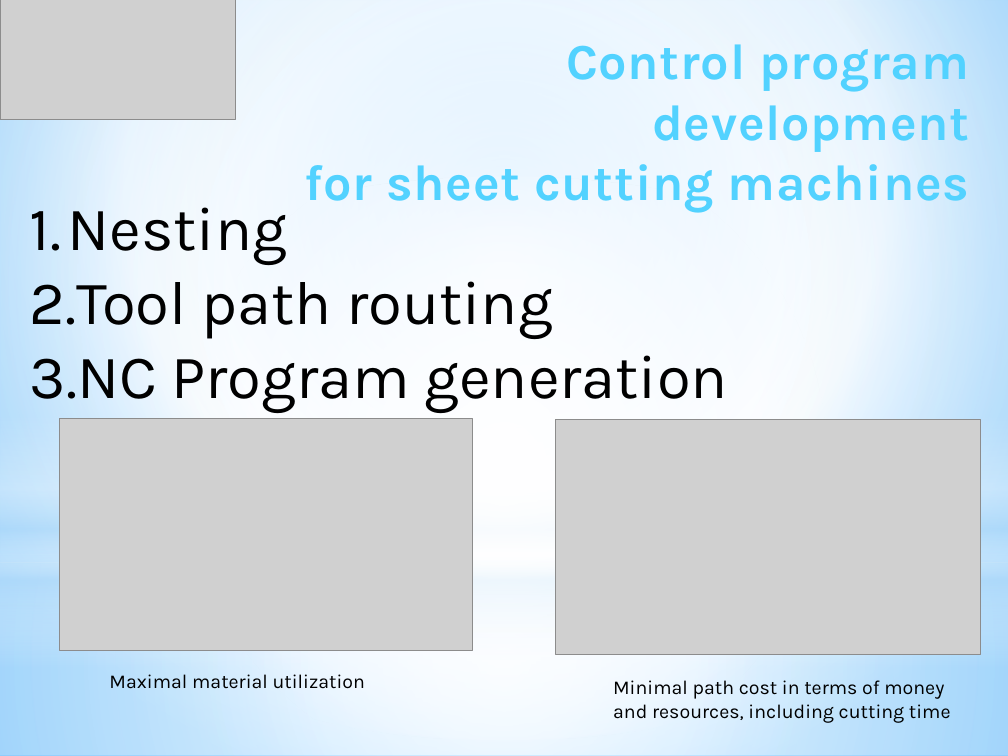
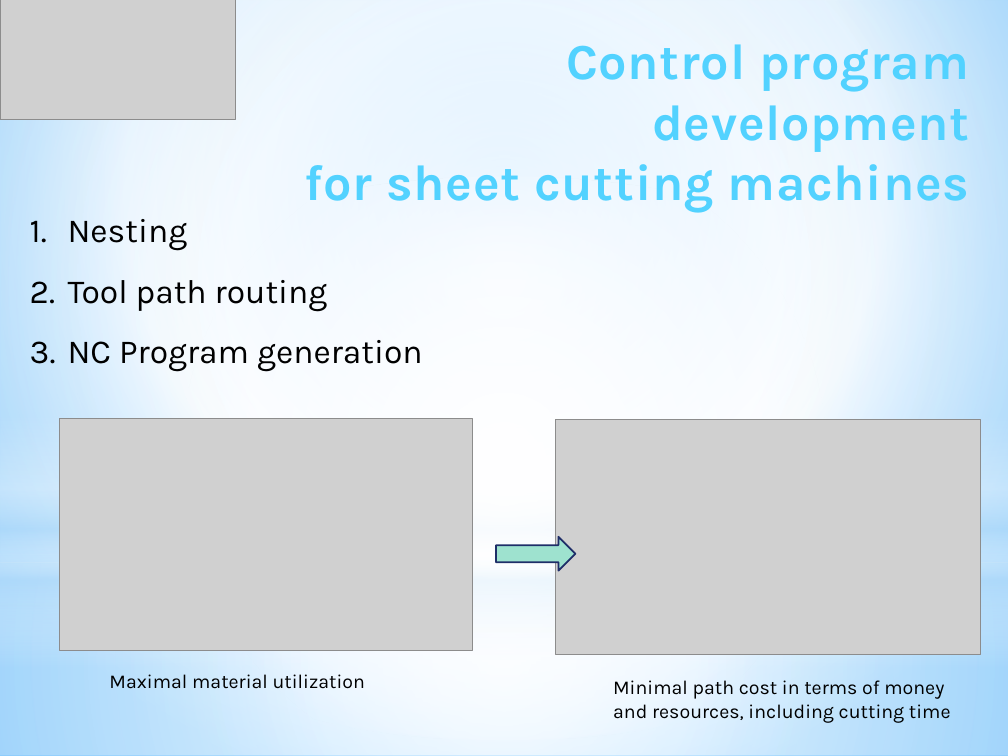
Before and after one commit to ukoloff/LaTeX, a slide deck: slide 3 of motor2019/pptx/Report.pptx. Drawn at 1008x756 pixels with LibreOffice and Linux fonts; fonts in the diff are those of the drawing; grey boxes stand for pictures. Boxes give left, top, right and bottom in pixels: in the first picture for what was removed or moved away, otherwise in the second. Text is boxed around its words. In the diff, an @@ line names an element or a change of style, - is before the commit and + after.

```diff
--- a/motor2019/pptx/Report.pptx
+++ b/motor2019/pptx/Report.pptx
@@ text "Nesting" at (68, 219, 423, 372): size 44 to 24 pt; line spacing 1 to 1.5 @@
@@ right arrow added at (496, 536, 576, 571), fill #9EE2CF, outline #1F2E69 1.25 pt @@
```
Also in this commit, not shown: 3 other slides changed, 1 slide added.
